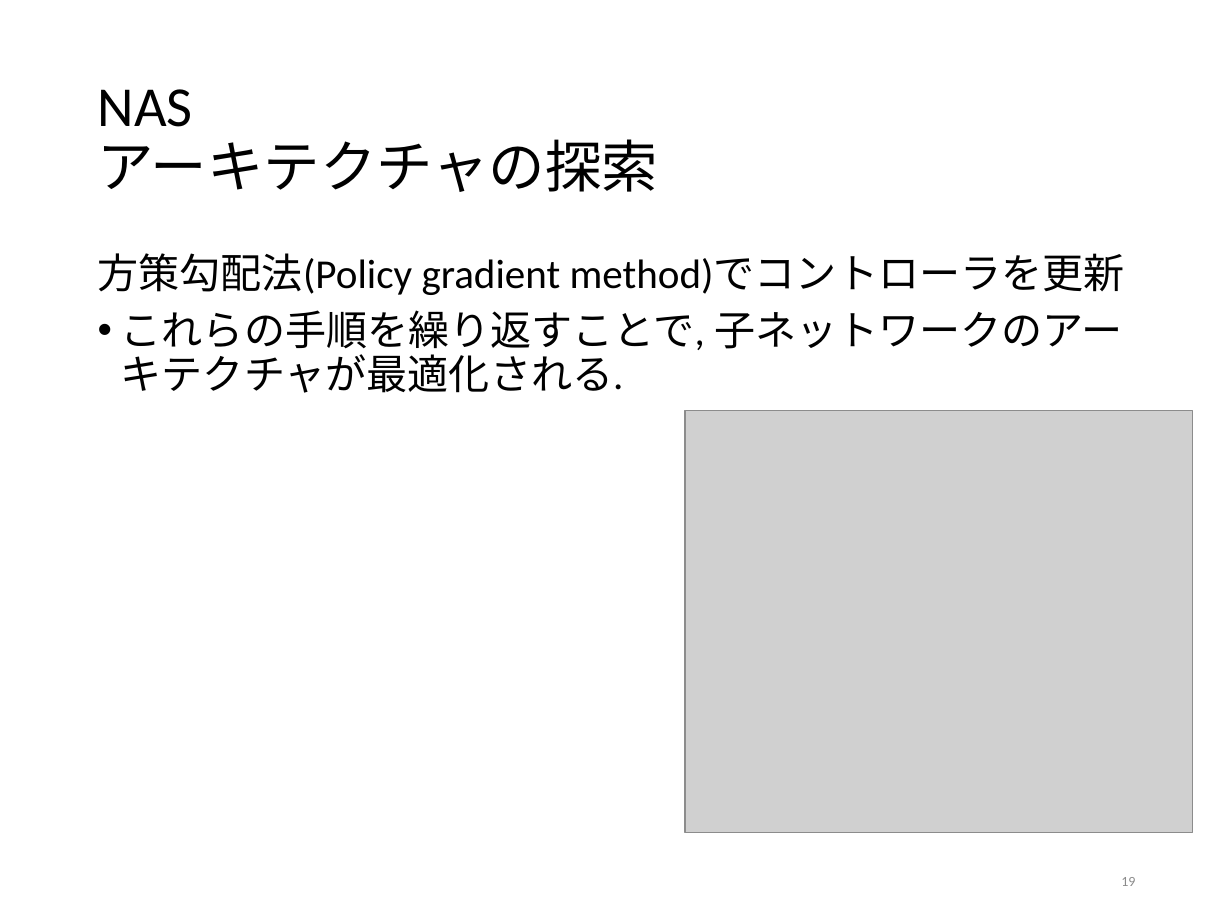
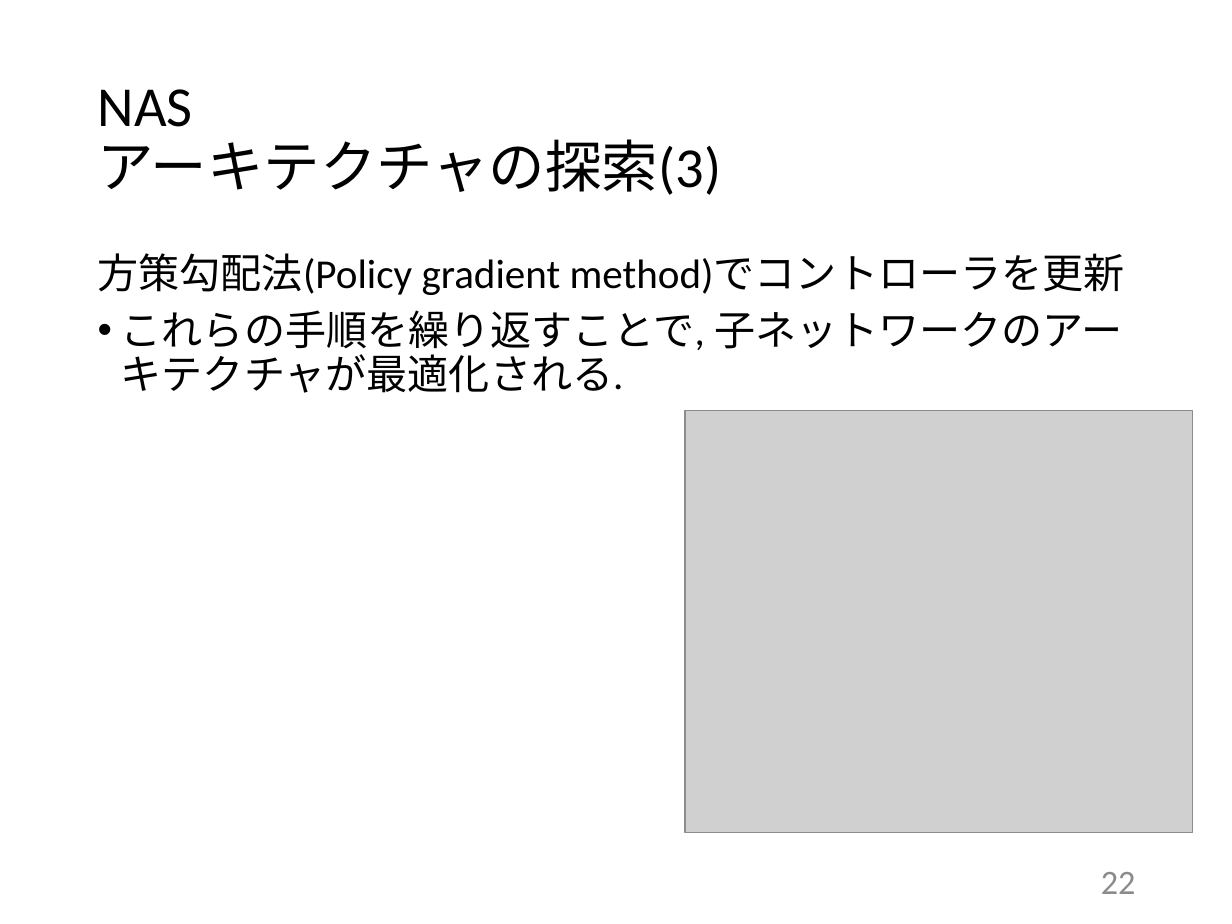
Before and after one commit to tatsuya-sugiyama/WeeklyReport, a slide deck: slide 22 of report/2020前期/2020sugiyama.pptx (slide 19 before the commit). Drawn at 1232x924 pixels with LibreOffice and Linux fonts; fonts in the diff are those of the drawing; grey boxes stand for pictures. Boxes give left, top, right and bottom in pixels: in the first picture for what was removed or moved away, otherwise in the second. Text is boxed around its words. In the diff, an @@ line names an element or a change of style, - is before the commit and + after.

```diff
--- a/report/2020前期/2020sugiyama.pptx
+++ b/report/2020前期/2020sugiyama.pptx
@@ title at (x1=98, y1=89, x2=721, y2=195): text changed @@
-NAS
-アーキテクチャの探索
+NAS
+アーキテクチャの探索(3)
@@ page number at (x1=1101, y1=872, x2=1136, y2=894): text changed; size 8.2 to 20 pt @@
-19
+22
```
Also in this commit, not shown: 28 other slides changed, 3 slides added, 3 other files.
